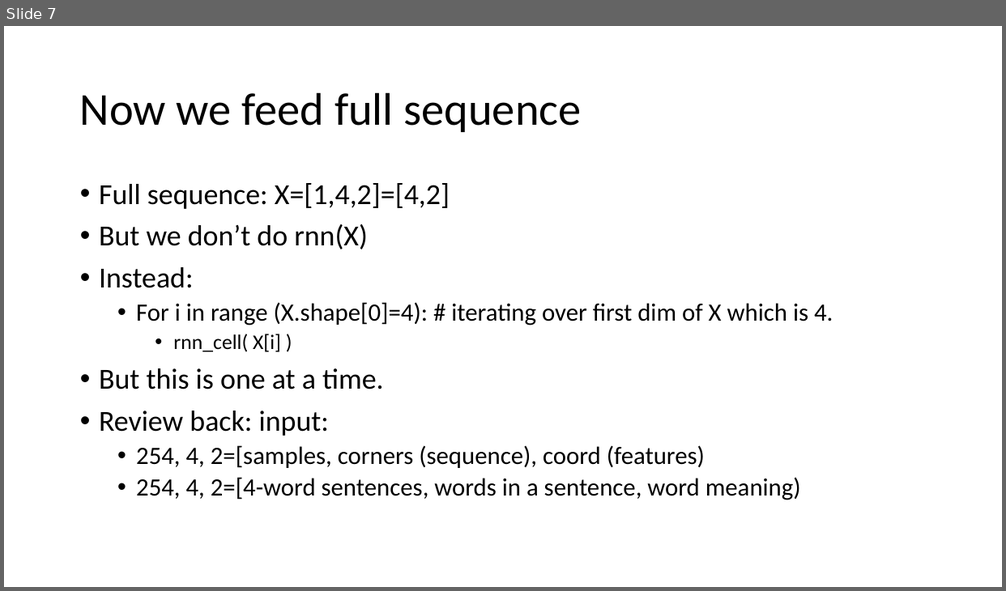
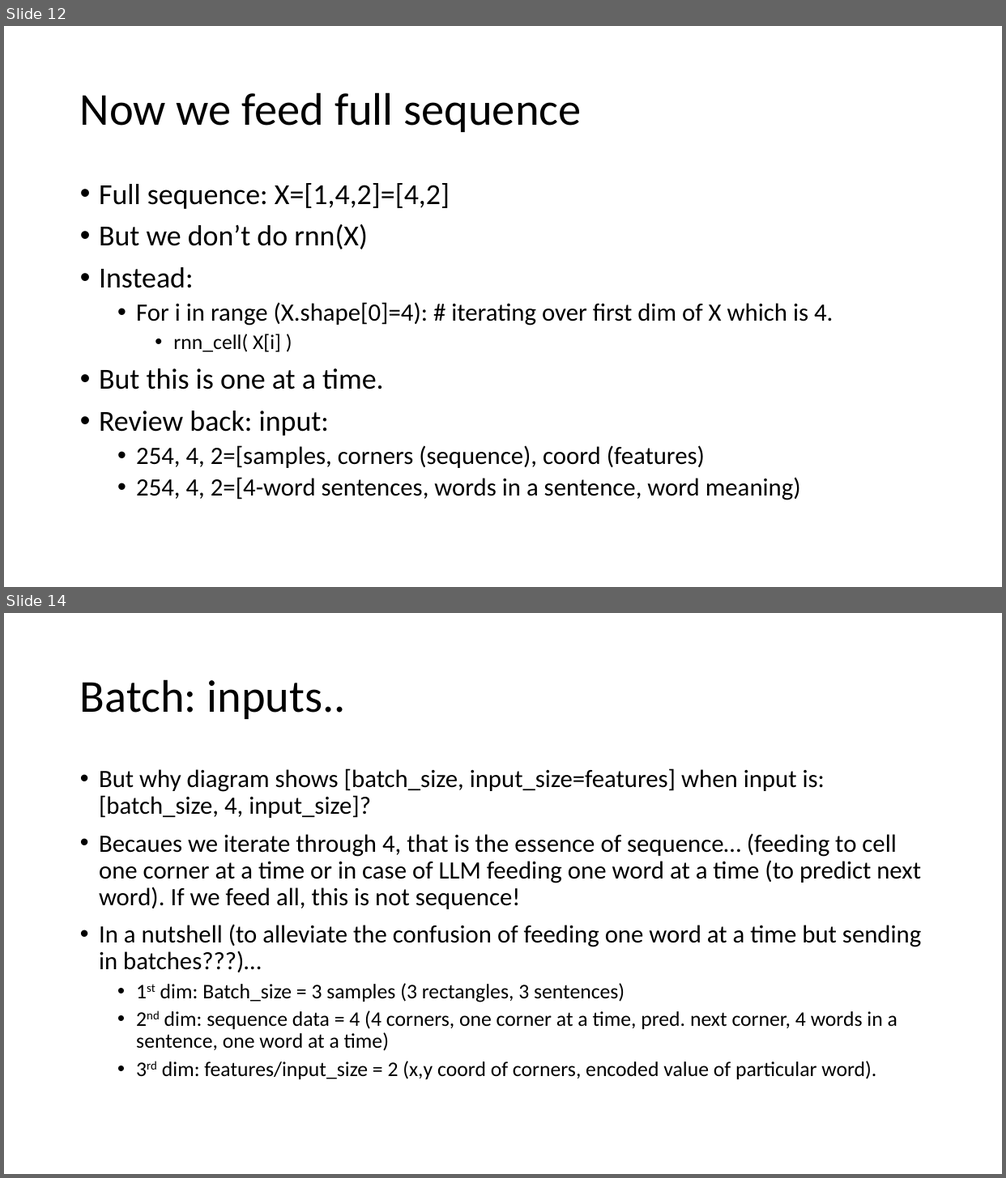
Before and after one commit to ggankhuy/codelab-scripts-github, a slide deck: ml/tf/tf-from-scratch/3/code-exercises/ml-models-from-scratch.pptx. Shown one above the other, each under a label of ours: slide 7 before the commit, slides 12 and 14 after it; the slides between them are not shown. The pictures are 1006x591 and 1006x1178 pixels, drawn with LibreOffice and Linux fonts; fonts in the diff are those of the drawing. Boxes give left, top, right and bottom in pixels: in the first picture for what was removed or moved away, otherwise in the second. Text is boxed around its words. In the diff, an @@ line names an element or a change of style, - is before the commit and + after.

```diff
--- a/ml/tf/tf-from-scratch/3/code-exercises/ml-models-from-scratch.pptx
+++ b/ml/tf/tf-from-scratch/3/code-exercises/ml-models-from-scratch.pptx
@@ slide 14 added at (4,613,1002,1174), background #FFFFFF @@
@@ title added at (80,679,346,719), 44 pt, text #000000 @@
+Batch: inputs..
@@ text added at (99,769,921,1080), 24 pt, text #000000 @@
+• But why diagram shows [batch_size, input_size=features] when input is: [batch_size, 4, input_size]?
+• Becaues we iterate through 4, that is the essence of sequence… (feeding to cell one corner at a time or in case of LLM feeding one word at a time (to predict next word). If we feed all, this is not sequence!
+• In a nutshell (to alleviate the confusion of feeding one word at a time but sending in batches???)…
+  • 1st dim: Batch_size = 3 samples (3 rectangles, 3 sentences)
+  • 2nd dim: sequence data = 4 (4 corners, one corner at a time, pred. next corner, 4 words in a sentence, one word at a time)
+  • 3rd dim: features/input_size = 2 (x,y coord of corners, encoded value of particular word).
@@ what was slide 7 is now slide 12 @@
```
Also in this commit, not shown: 1 slide changed, 8 other slides added, 1 other file.
